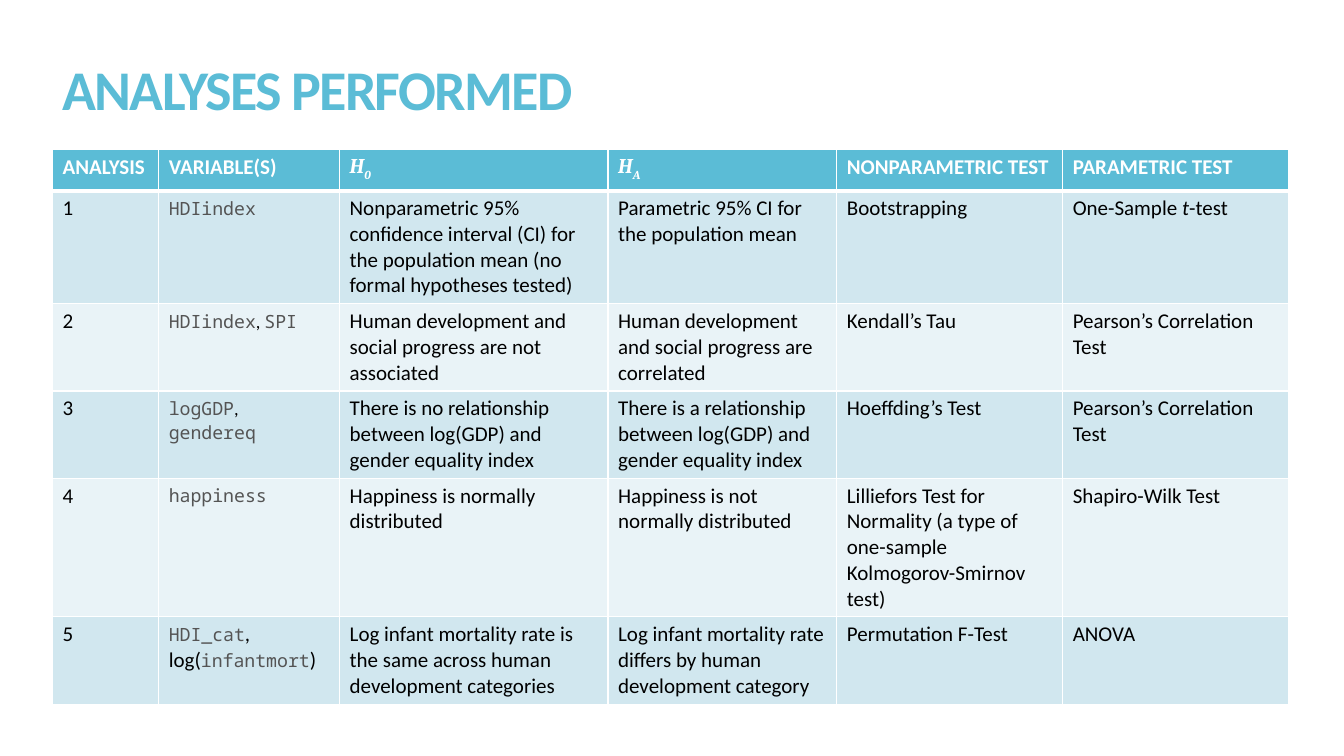
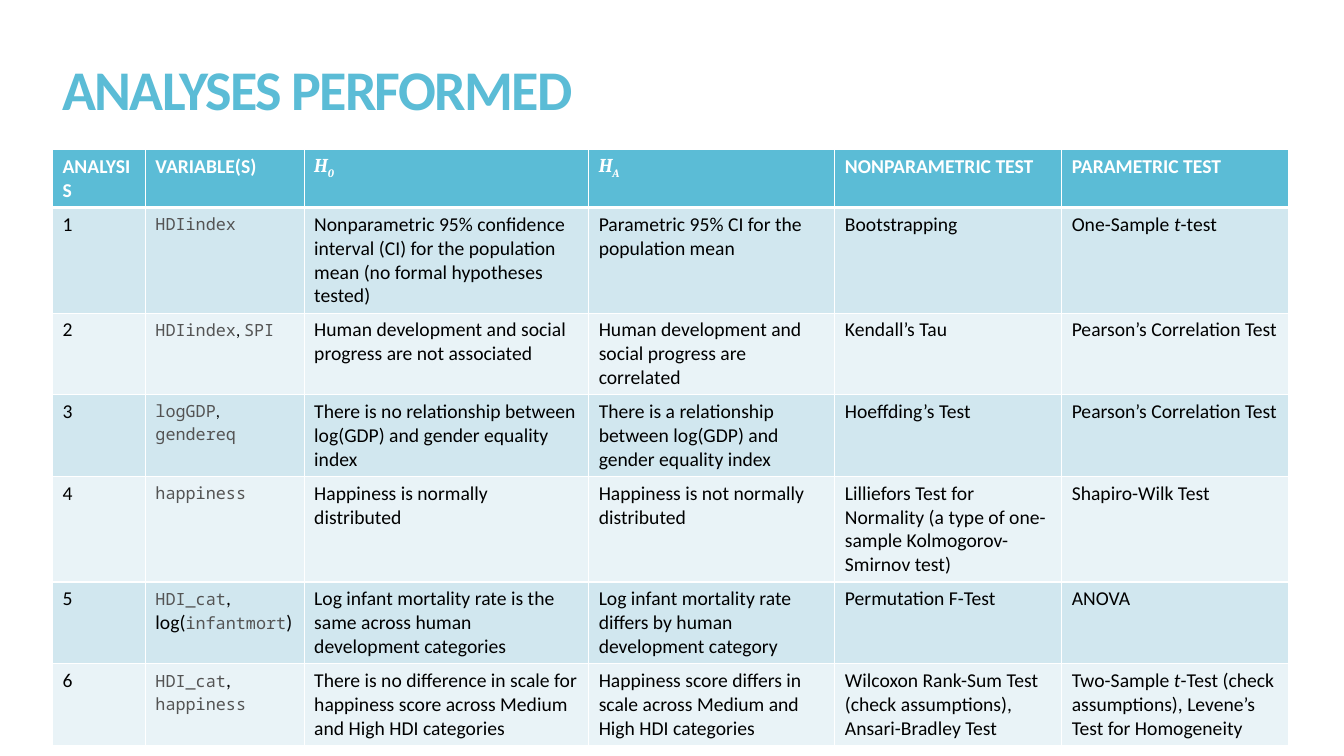
Before and after one commit to kmprioliPROF/MAT_8452_Final_Project, a slide deck: slide 10 of Prioli_Final_Proj.pptx. Drawn at 1344x756 pixels with LibreOffice and Linux fonts; fonts in the diff are those of the drawing. Boxes give left, top, right and bottom in pixels: in the first picture for what was removed or moved away, otherwise in the second. Text is boxed around its words. In the diff, an @@ line names an element or a change of style, - is before the commit and + after.

```diff
--- a/Prioli_Final_Proj.pptx
+++ b/Prioli_Final_Proj.pptx
@@ table at <box>52,150,1289,743</box> @@
+row 7: 6 | HDI_cat, happiness | There is no difference in scale for happiness score across Medium and High HDI categories | Happiness score differs in scale across Medium and High HDI categories | Wilcoxon Rank-Sum Test (check assumptions), Ansari-Bradley Test | Two-Sample t-Test (check assumptions), Levene’s Test for Homogeneity
```
Also in this commit, not shown: 5 other slides changed, 2 slides added.
